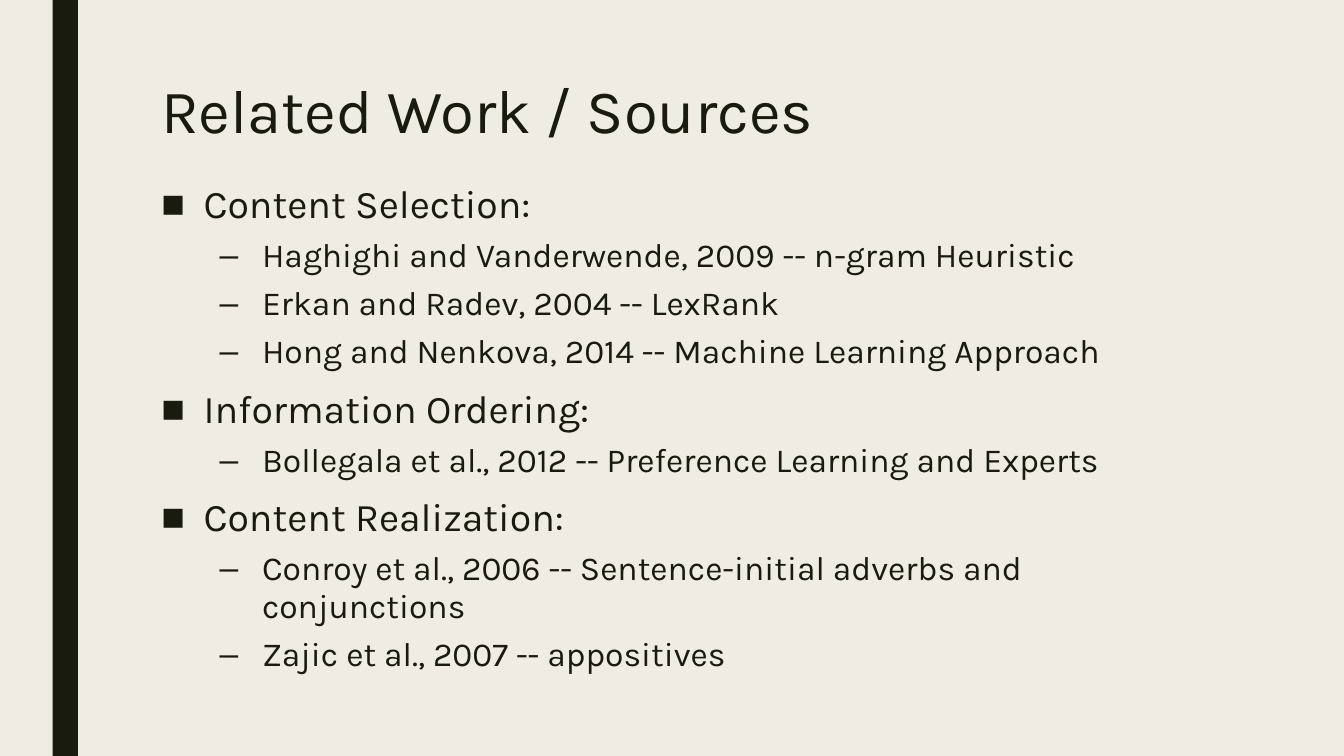
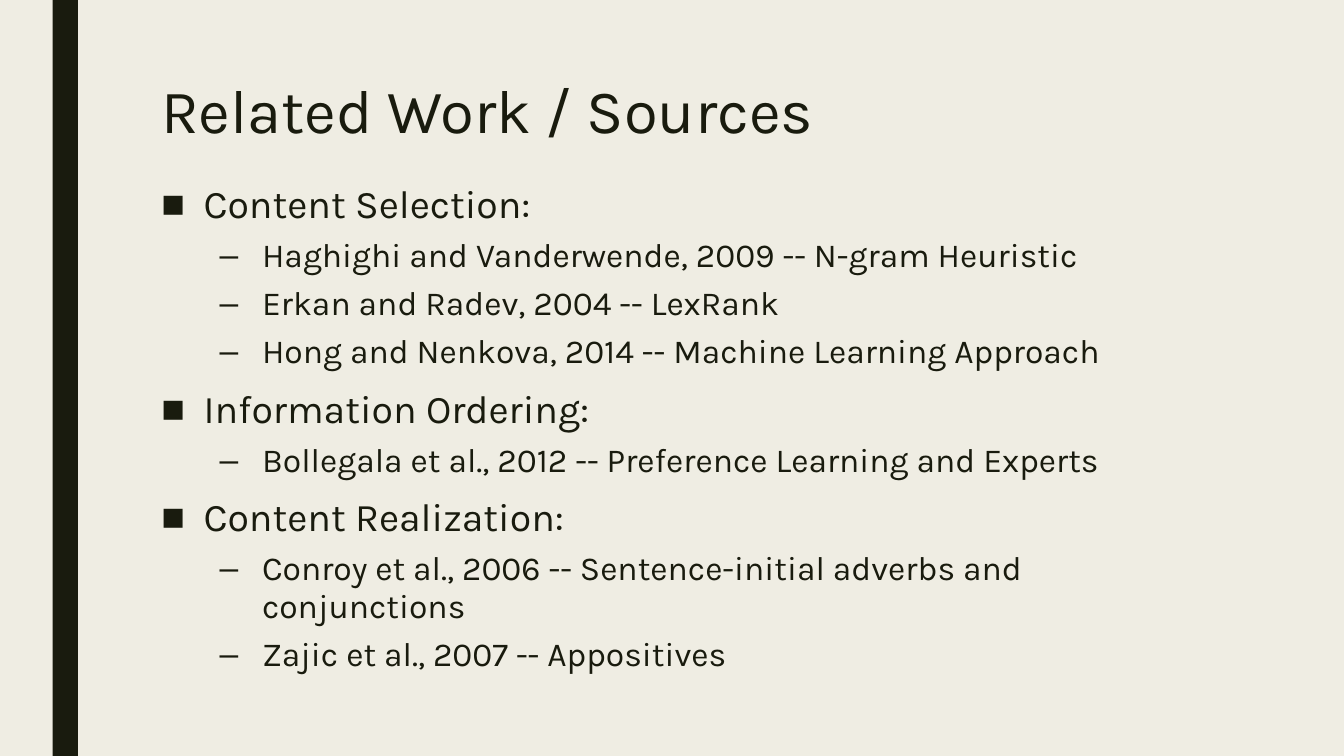
Before and after one commit to Mindful/ling-573, a slide deck: slide 22 of doc/D2_presentation.pptx. Drawn at 1344x756 pixels with LibreOffice and Linux fonts; fonts in the diff are those of the drawing. Boxes give left, top, right and bottom in pixels: in the first picture for what was removed or moved away, otherwise in the second. Text is boxed around its words. In the diff, an @@ line names an element or a change of style, - is before the commit and + after.

```diff
--- a/doc/D2_presentation.pptx
+++ b/doc/D2_presentation.pptx
@@ text at [262,244,1078,276]: text changed @@
-  – Haghighi and Vanderwende, 2009 -- n-gram Heuristic
+  – Haghighi and Vanderwende, 2009 -- N-gram Heuristic
@@ text at [262,643,726,675]: text changed @@
-  – Zajic et al., 2007 -- appositives
+  – Zajic et al., 2007 -- Appositives
```
Also in this commit, not shown: 1 other slide changed.
